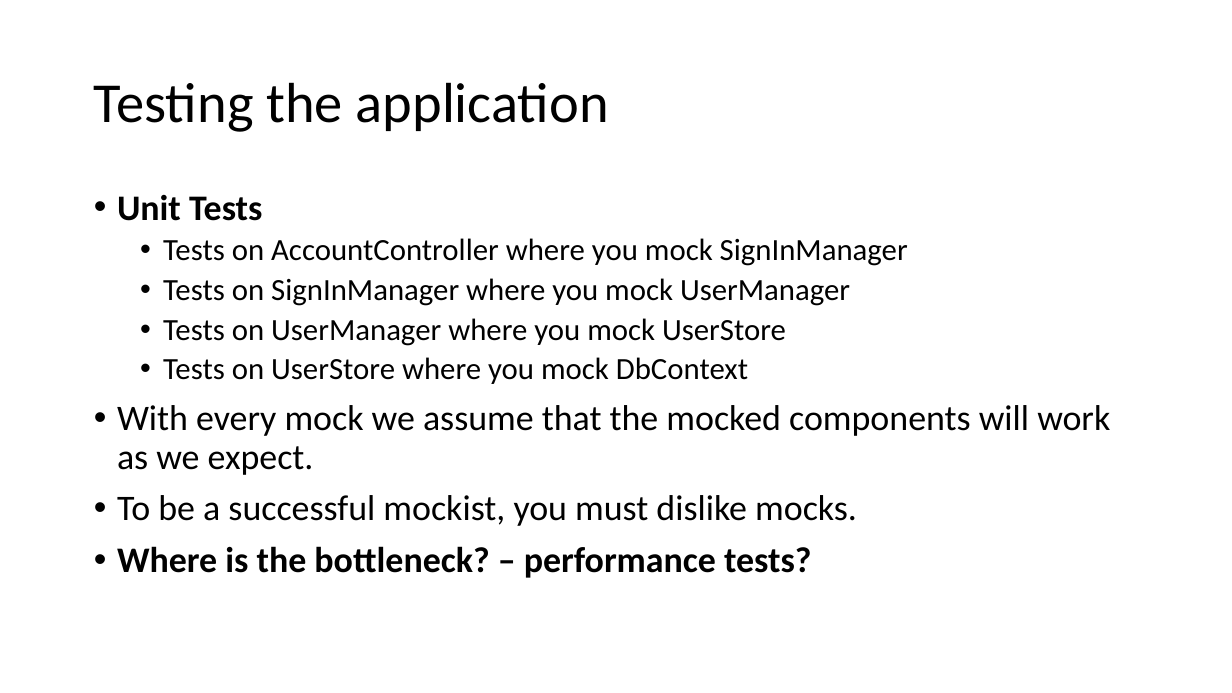
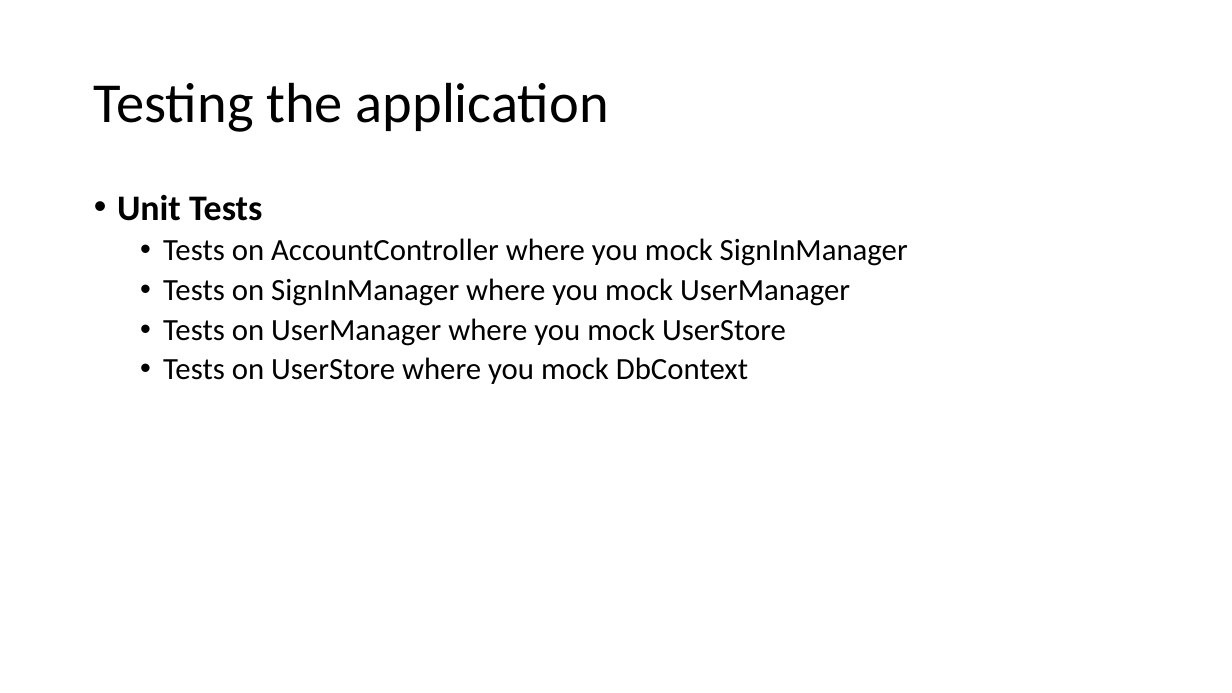
Before and after one commit to MihaiTheCoder/EventMadness, a slide deck: slide 9 of Reactive programming.pptx. Drawn at 1232x693 pixels with LibreOffice and Linux fonts; fonts in the diff are those of the drawing. Boxes give left, top, right and bottom in pixels: in the first picture for what was removed or moved away, otherwise in the second. Text is boxed around its words. In the diff, an @@ line names an element or a change of style, - is before the commit and + after.

```diff
--- a/Reactive programming.pptx
+++ b/Reactive programming.pptx
@@ text at bbox=[117, 405, 1110, 578]: paragraphs removed @@
-• With every mock we assume that the mocked components will work as we expect.
-• To be a successful mockist, you must dislike mocks.
-• Where is the bottleneck? – performance tests?
```
Also in this commit, not shown: 13 other slides changed, 9 slides added, 2 slides removed.
